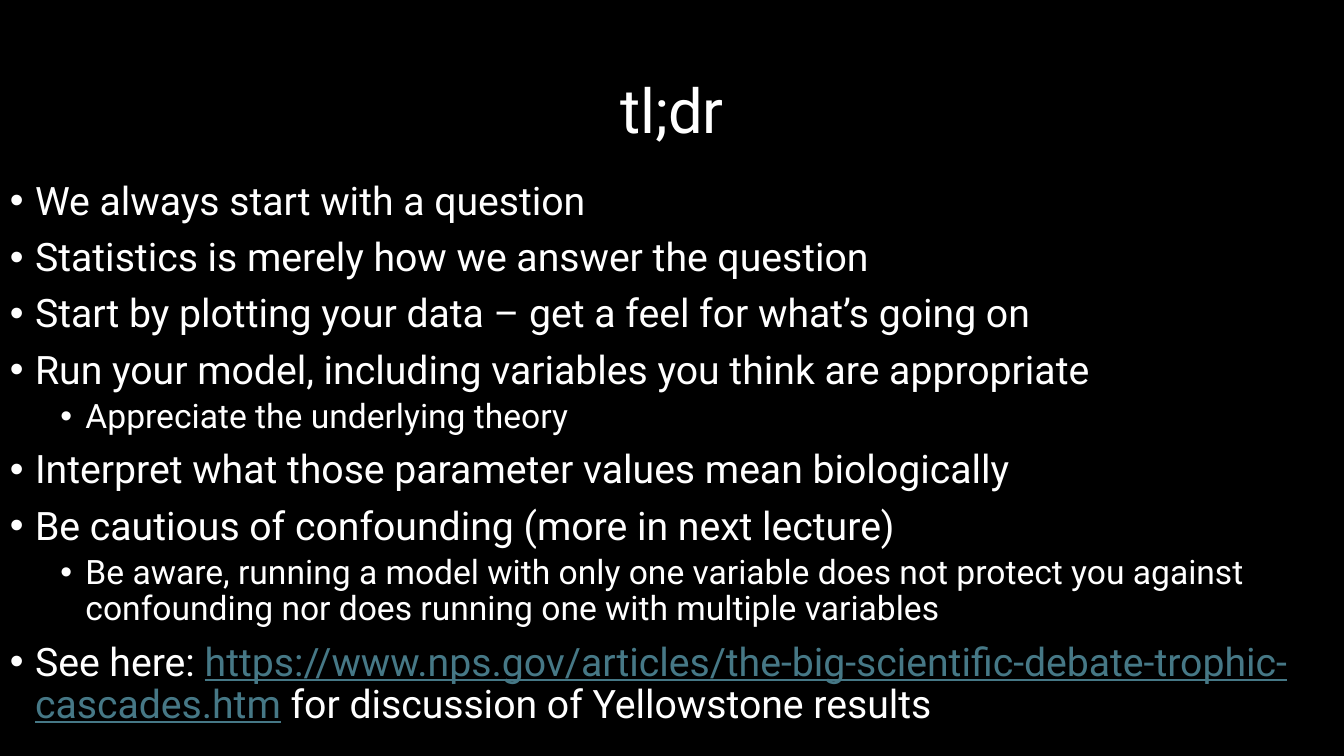
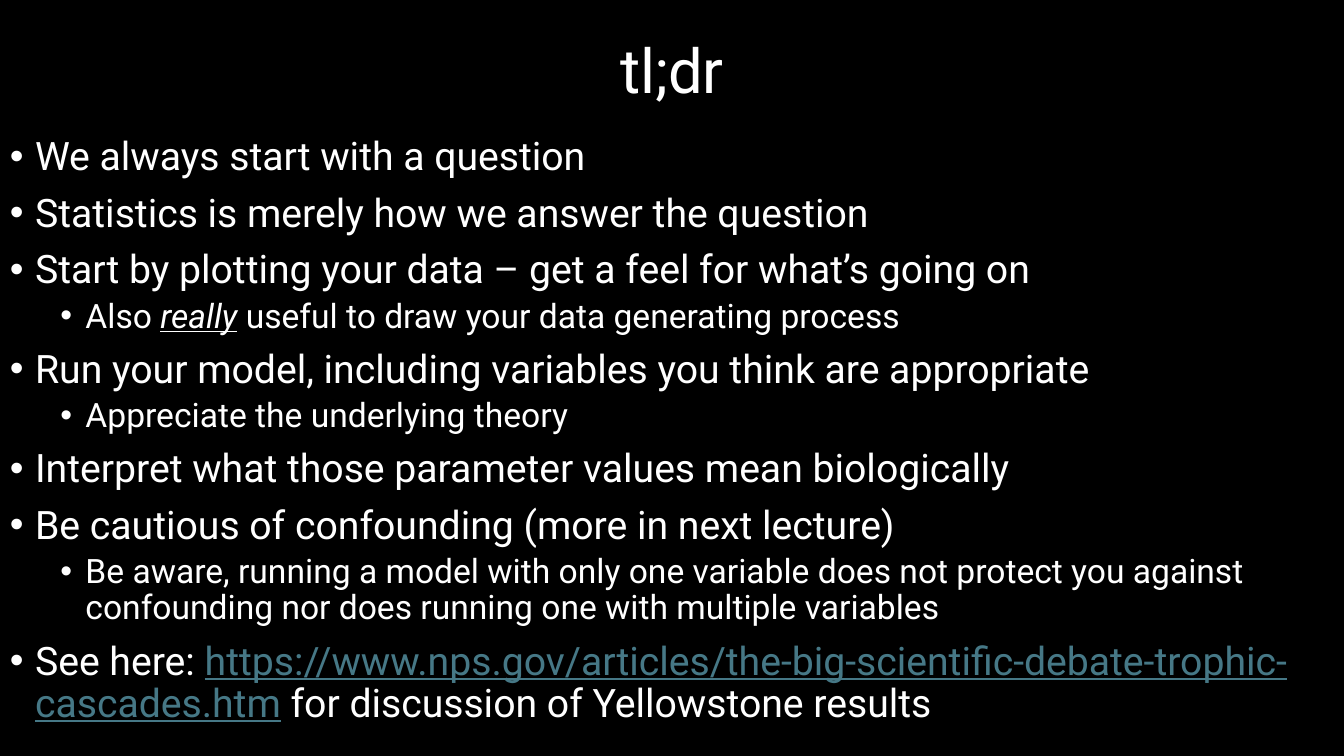
Before and after one commit to DeonRoos/stats-for-biologists, a slide deck: slide 28 of Lecture 9 - Multivariate LM/Slides/Lecutre 7.1 Multiple LM theory.pptx (slide 25 before the commit). Drawn at 1344x756 pixels with LibreOffice and Linux fonts; fonts in the diff are those of the drawing. Boxes give left, top, right and bottom in pixels: in the first picture for what was removed or moved away, otherwise in the second. Text is boxed around its words. In the diff, an @@ line names an element or a change of style, - is before the commit and + after.

Commit message:
Tweaks to multi variable lecture

```diff
--- a/Lecture 9 - Multivariate LM/Slides/Lecutre 7.1 Multiple LM theory.pptx
+++ b/Lecture 9 - Multivariate LM/Slides/Lecutre 7.1 Multiple LM theory.pptx
@@ title "tl;dr": place and size @@
-title "tl;dr" at [620, 86, 724, 142]
+title "tl;dr" at [620, 46, 724, 102]
@@ text "We always start with a ...": place and size @@
-text "We always start with a ..." at [35, 185, 1287, 723]
+text "We always start with a ..." at [35, 140, 1287, 722]
@@ text at [85, 302, 900, 336]: paragraph added @@
+  • Also really useful to draw your data generating process
```
Also in this commit, not shown: 4 other slides changed, 3 slides added, 5 other files.
